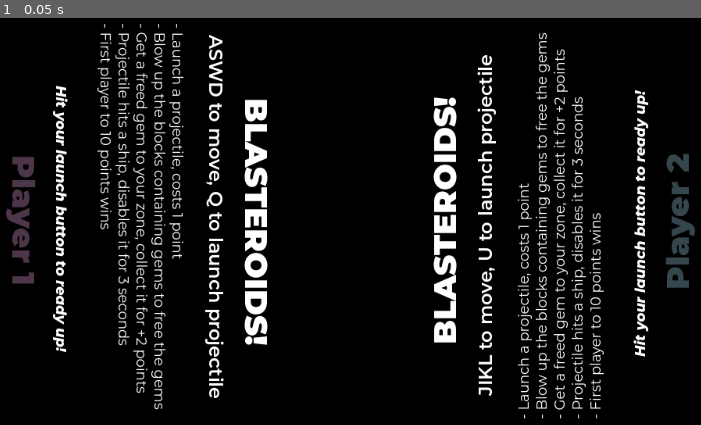
Above: before the commit, frame 1.
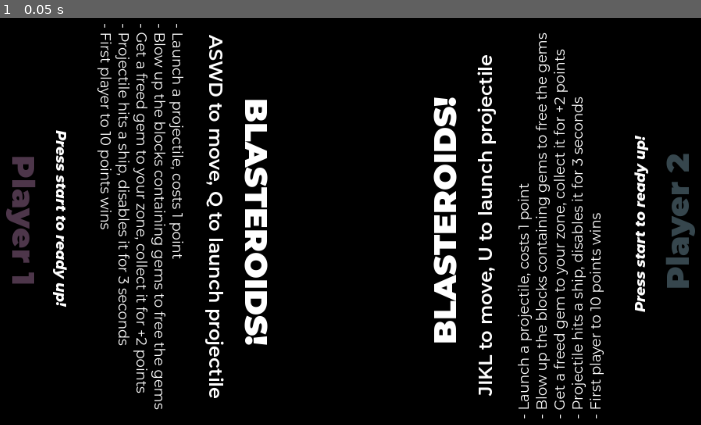
Above: after the commit, the same moment.

Repository: outrightmental/Blockbusters
Game: Godot game, scene res://scenes/main.tscn
The game is run twice, just before and just after one commit, with the same random seed, the same clock (stepped at 60 frames per second) and the same inputs.
Inputs:
- Up to frame 1 (0.05 s): no input

The runs differ from the first frame. In frame 1, 1.3% of the frame differs, in the area x 7-93%, y 16-84%.

Commit message:
Coffee Table Controller Keyboard Inputs (#52)
Also, players use start buttons (instead of launch to start)

- Update godot project input map with coffee table controls
- Add a `p1_start` and `p2_start` to godot project input map
- Add `p#_start` to player input map
- Change player start buttons to `p#_start`
- Update instructions

Closes #51

Diff:
--- a/global/config.gd
+++ b/global/config.gd
@@ -29,4 +29,5 @@
 													"up": "p%d_up",
 													"down": "p%d_down",
 													"action_a": "p%d_action_a",
+													"start": "p%d_start",
 												}
--- a/models/player/ready.gd
+++ b/models/player/ready.gd
@@ -10,6 +10,7 @@
 @export var is_ready: bool = false
 # Input mapping
 var input_mapping: Dictionary = {
+									"start": "ui_cancel",
 									"action_a": "ui_accept",
 								}
 
@@ -65,5 +66,5 @@
 # Called every frame. 'delta' is the elapsed time since the previous frame.
 func _process(_delta: float) -> void:
 	# Check if input action is pressed
-	if Input.is_action_just_pressed(input_mapping["action_a"]):
+	if Input.is_action_just_pressed(input_mapping["start"]):
 		_toggle_ready()
--- a/models/player/ready.tscn
+++ b/models/player/ready.tscn
@@ -49,7 +49,7 @@
 offset_bottom = 299.0
 theme_override_fonts/normal_font = ExtResource("5_rgc1c")
 theme_override_font_sizes/normal_font_size = 18
-text = "Hit your launch button to ready up!"
+text = "Press start to ready up!"
 horizontal_alignment = 1
 
 [node name="PlayerNameText" type="RichTextLabel" parent="."]
--- a/project.godot
+++ b/project.godot
@@ -31,22 +31,22 @@
 
 p1_left={
 "deadzone": 0.5,
-"events": [Object(InputEventKey,"resource_local_to_scene":fa …(140 unchanged characters)… d":false,"keycode":0,"physical_keycode":83,"key_label":0,"unicode":115,"location":0,"echo":false,"script":null)
+"events": [Object(InputEventKey,"resource_local_to_scene":fa …(140 unchanged characters)… d":false,"keycode":0,"physical_keycode":70,"key_label":0,"unicode":102,"location":0,"echo":false,"script":null)
 ]
 }
 p1_right={
 "deadzone": 0.5,
-"events": [Object(InputEventKey,"resource_local_to_scene":fa …(141 unchanged characters)… ":false,"keycode":0,"physical_keycode":87,"key_label":0,"unicode":119,"location":0,"echo":false,"script":null)
+"events": [Object(InputEventKey,"resource_local_to_scene":fa …(141 unchanged characters)… ":false,"keycode":0,"physical_keycode":82,"key_label":0,"unicode":114,"location":0,"echo":false,"script":null)
 ]
 }
 p1_up={
 "deadzone": 0.5,
-"events": [Object(InputEventKey,"resource_local_to_scene":fa …(141 unchanged characters)… ":false,"keycode":0,"physical_keycode":65,"key_label":0,"unicode":97,"location":0,"echo":false,"script":null)
+"events": [Object(InputEventKey,"resource_local_to_scene":fa …(141 unchanged characters)… ":false,"keycode":0,"physical_keycode":68,"key_label":0,"unicode":100,"location":0,"echo":false,"script":null)
 ]
 }
 p1_down={
 "deadzone": 0.5,
-"events": [Object(InputEventKey,"resource_local_to_scene":fa …(140 unchanged characters)… d":false,"keycode":0,"physical_keycode":68,"key_label":0,"unicode":100,"location":0,"echo":false,"script":null)
+"events": [Object(InputEventKey,"resource_local_to_scene":fa …(140 unchanged characters)… d":false,"keycode":0,"physical_keycode":71,"key_label":0,"unicode":103,"location":0,"echo":false,"script":null)
 ]
 }
 p1_action_a={
@@ -54,29 +54,39 @@
 "events": [Object(InputEventKey,"resource_local_to_scene":false,"resource_name":"","device":-1,"window_id":0,"alt_press …(192 unchanged characters)…
 ]
 }
+p1_start={
+"deadzone": 0.5,
+"events": [Object(InputEventKey,"resource_local_to_scene":false,"resource_name":"","device":0,"window_id":0,"alt_pressed":false,"shift_pressed":false,"ctrl_pressed":false,"meta_pressed":false,"pressed":false,"keycode":0,"physical_keycode":54,"key_label":0,"unicode":0,"location":0,"echo":false,"script":null)
+]
+}
 p2_left={
 "deadzone": 0.5,
-"events": [Object(InputEventKey,"resource_local_to_scene":fa …(140 unchanged characters)… d":false,"keycode":0,"physical_keycode":73,"key_label":0,"unicode":105,"location":0,"echo":false,"script":null)
+"events": [Object(InputEventKey,"resource_local_to_scene":fa …(140 unchanged characters)… d":false,"keycode":0,"physical_keycode":4194320,"key_label":0,"unicode":0,"location":0,"echo":false,"script":null)
 ]
 }
 p2_right={
 "deadzone": 0.5,
-"events": [Object(InputEventKey,"resource_local_to_scene":fa …(140 unchanged characters)… d":false,"keycode":0,"physical_keycode":75,"key_label":0,"unicode":107,"location":0,"echo":false,"script":null)
+"events": [Object(InputEventKey,"resource_local_to_scene":fa …(140 unchanged characters)… d":false,"keycode":0,"physical_keycode":4194322,"key_label":0,"unicode":0,"location":0,"echo":false,"script":null)
 ]
 }
 p2_up={
 "deadzone": 0.5,
-"events": [Object(InputEventKey,"resource_local_to_scene":fa …(140 unchanged characters)… d":false,"keycode":0,"physical_keycode":76,"key_label":0,"unicode":108,"location":0,"echo":false,"script":null)
+"events": [Object(InputEventKey,"resource_local_to_scene":fa …(140 unchanged characters)… d":false,"keycode":0,"physical_keycode":4194321,"key_label":0,"unicode":0,"location":0,"echo":false,"script":null)
 ]
 }
 p2_down={
 "deadzone": 0.5,
-"events": [Object(InputEventKey,"resource_local_to_scene":fa …(140 unchanged characters)… d":false,"keycode":0,"physical_keycode":74,"key_label":0,"unicode":106,"location":0,"echo":false,"script":null)
+"events": [Object(InputEventKey,"resource_local_to_scene":fa …(140 unchanged characters)… d":false,"keycode":0,"physical_keycode":4194319,"key_label":0,"unicode":0,"location":0,"echo":false,"script":null)
 ]
 }
 p2_action_a={
 "deadzone": 0.5,
-"events": [Object(InputEventKey,"resource_local_to_scene":false,"resource_name":"","device":0,"window_id":0,"alt_pressed":false,"shift_pressed":false,"ctrl_pressed":false,"meta_pressed":false,"pressed":false,"keycode":0,"physical_keycode":85,"key_label":0,"unicode":0,"location":0,"echo":false,"script":null)
+"events": [Object(InputEventKey,"resource_local_to_scene":false,"resource_name":"","device":-1,"window_id":0,"alt_pressed":false,"shift_pressed":false,"ctrl_pressed":false,"meta_pressed":false,"pressed":false,"keycode":0,"physical_keycode":77,"key_label":0,"unicode":109,"location":0,"echo":false,"script":null)
+]
+}
+p2_start={
+"deadzone": 0.5,
+"events": [null, Object(InputEventKey,"resource_local_to_scene":false,"resource_name":"","device":0,"window_id":0,"alt_pressed":false,"shift_pressed":false,"ctrl_pressed":false,"meta_pressed":false,"pressed":false,"keycode":0,"physical_keycode":84,"key_label":0,"unicode":0,"location":0,"echo":false,"script":null)
 ]
 }
 
--- a/scenes/play_game.gd
+++ b/scenes/play_game.gd
@@ -23,7 +23,7 @@
 const BLOCK_ATTEMPT_MAX: int          = 1_000_000 # max attempts to place a block
 const BLOCK_COUNT_RATIO: float        = 0.3 # ratio of the grid that is filled with blocks
 const BLOCK_SIZE: int                 = 32
-const GEM_COUNT_RATIO: float          = 0.05 # ratio of the grid that is filled with gems
+const GEM_COUNT_RATIO: float          = 0.02 # ratio of the grid that is filled with gems
 const GAME_START_COUNTER_DELAY: float = 1.0
 const GAME_DRAW_MODAL_DELAY: float    = 1.0 # in a draw situation, wait before showing the game over modal
 const GAME_OVER_DELAY: float          = 2.5
